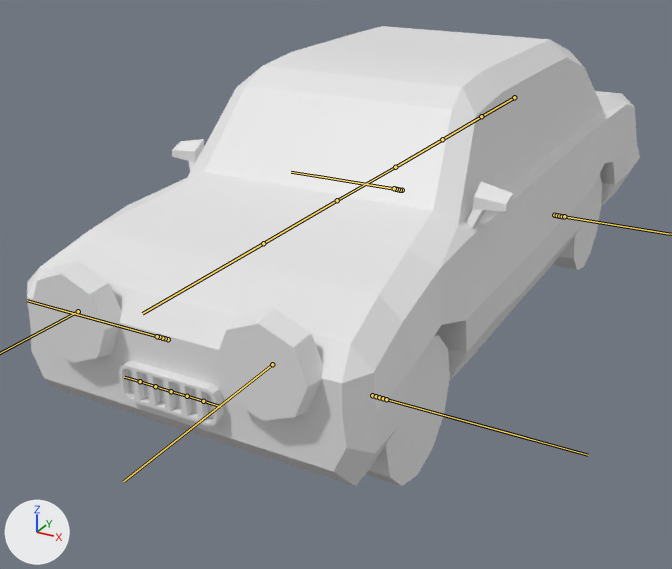
One commit to the FBX model GameOff2024/Assets/Models/Player/carModel.fbx: the scene before it, then after it.
One viewpoint serves both versions: a 50 mm camera at (3.16, -7.12, 4.02) aimed at (-0.4, -0.66, 0.79). Lighting does not change. The marker at lower left points along +X, +Y and +Z. The bones that bend it are drawn over the model as lines.

Objects in the first picture: 'Arm_L.', 'Body', 'Eye_L', 'Eye_R', 'Leg_L', 'Mouth'.
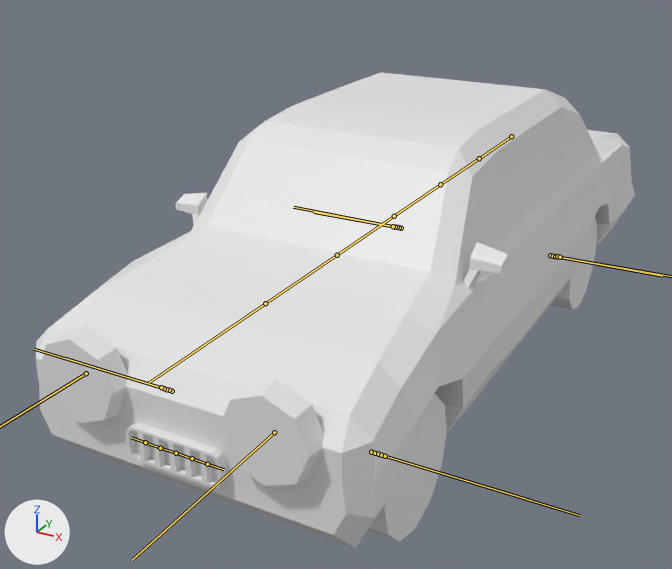
The newer file adds an action. The first version stands in its rest pose; the second is drawn at frame 1 of the action 'Armature|Idle.001'.

Boxes (x1, y1, x2, y2) around the edits, measured in the pictures (672 x 569 px):
```json
{"object": "Body", "change": "posed", "before": [27, 26, 640, 487], "after": [36, 72, 635, 548]}
{"object": "Eye_L", "change": "no longer drawn", "before": [215, 308, 323, 421]}
{"object": "Eye_R", "change": "no longer drawn", "before": [31, 261, 122, 363]}
{"object": "Arm_L.", "change": "no longer drawn", "before": [366, 334, 450, 486]}
{"object": "Mouth", "change": "no longer drawn", "before": [119, 361, 224, 426]}
{"object": "Leg_L", "change": "no longer drawn", "before": [553, 174, 602, 270]}
{"bone": "Spine_1", "before": "(514, 97) to (467, 125)", "after": "(511, 136) to (464, 168)"}
{"bone": "L2_L", "before": "(557, 215) to (660, 232)", "after": "(553, 256) to (654, 274)"}
{"bone": "L3_L", "before": "(559, 216) to (663, 233)", "after": "(555, 256) to (657, 275)"}
{"bone": "L4_L", "before": "(562, 216) to (666, 233)", "after": "(557, 256) to (660, 275)"}
{"bone": "L5_L", "before": "(564, 216) to (669, 234)", "after": "(560, 257) to (662, 276)"}
{"bone": "A2_L", "before": "(376, 396) to (525, 437)", "after": "(375, 453) to (519, 497)"}
{"bone": "A3_L", "before": "(379, 397) to (529, 439)", "after": "(378, 454) to (523, 498)"}
{"bone": "A4_L", "before": "(383, 398) to (533, 440)", "after": "(381, 455) to (527, 499)"}
{"bone": "A5_L", "before": "(386, 399) to (537, 441)", "after": "(385, 456) to (531, 500)"}
{"bone": "A2_R", "before": "(165, 338) to (62, 310)", "after": "(169, 390) to (69, 359)"}
{"bone": "A3_R", "before": "(162, 338) to (60, 309)", "after": "(166, 389) to (66, 358)"}
{"bone": "A4_R", "before": "(159, 337) to (58, 309)", "after": "(164, 388) to (64, 358)"}
{"bone": "A5_R", "before": "(157, 336) to (55, 308)", "after": "(161, 387) to (62, 357)"}
{"bone": "L2_R", "before": "(400, 190) to (319, 176)", "after": "(399, 227) to (319, 213)"}
{"bone": "L3_R", "before": "(398, 189) to (317, 176)", "after": "(397, 227) to (317, 212)"}
{"bone": "L4_R", "before": "(396, 189) to (315, 176)", "after": "(395, 227) to (315, 212)"}
{"bone": "L5_R", "before": "(394, 188) to (313, 175)", "after": "(393, 226) to (314, 212)"}
```

Scene script edits in JSON lines:
```json
{"block": "bone_spine_1", "where": "bone_spine_1 = bpy.data.objects['Armature'].pose.bones['Spine_1']"}
{"op": "set", "path": "bone_spine_1.location", "old": "(0.0, 0.0, 0.0)", "new": "(0.0, 0.0, 0.43)"}
{"block": "bone_l2_l", "where": "bone_l2_l = bpy.data.objects['Armature'].pose.bones['L2_L']"}
{"op": "set", "path": "bone_l2_l.location", "old": "(0.0, 0.0, 0.0)", "new": "(-0.43, 0.0, 0.0)"}
{"block": "bone_l3_l", "where": "bone_l3_l = bpy.data.objects['Armature'].pose.bones['L3_L']"}
{"op": "set", "path": "bone_l3_l.location", "old": "(0.0, 0.0, 0.0)", "new": "(-0.43, 0.0, 0.0)"}
{"block": "bone_l4_l", "where": "bone_l4_l = bpy.data.objects['Armature'].pose.bones['L4_L']"}
{"op": "set", "path": "bone_l4_l.location", "old": "(0.0, 0.0, 0.0)", "new": "(-0.43, 0.0, 0.0)"}
{"block": "bone_l5_l", "where": "bone_l5_l = bpy.data.objects['Armature'].pose.bones['L5_L']"}
{"op": "set", "path": "bone_l5_l.location", "old": "(0.0, 0.0, 0.0)", "new": "(-0.43, 0.0, 0.0)"}
{"block": "bone_a2_l", "where": "bone_a2_l = bpy.data.objects['Armature'].pose.bones['A2_L']"}
{"op": "set", "path": "bone_a2_l.location", "old": "(0.0, 0.0, 0.0)", "new": "(-0.43, 0.0, 0.0)"}
{"block": "bone_a3_l", "where": "bone_a3_l = bpy.data.objects['Armature'].pose.bones['A3_L']"}
{"op": "set", "path": "bone_a3_l.location", "old": "(0.0, 0.0, 0.0)", "new": "(-0.43, 0.0, 0.0)"}
{"block": "bone_a4_l", "where": "bone_a4_l = bpy.data.objects['Armature'].pose.bones['A4_L']"}
{"op": "set", "path": "bone_a4_l.location", "old": "(0.0, 0.0, 0.0)", "new": "(-0.43, 0.0, 0.0)"}
{"block": "bone_a5_l", "where": "bone_a5_l = bpy.data.objects['Armature'].pose.bones['A5_L']"}
{"op": "set", "path": "bone_a5_l.location", "old": "(0.0, 0.0, 0.0)", "new": "(-0.43, 0.0, 0.0)"}
{"block": "bone_a2_r", "where": "bone_a2_r = bpy.data.objects['Armature'].pose.bones['A2_R']"}
{"op": "set", "path": "bone_a2_r.location", "old": "(0.0, 0.0, 0.0)", "new": "(0.43, 0.0, 0.0)"}
{"block": "bone_a3_r", "where": "bone_a3_r = bpy.data.objects['Armature'].pose.bones['A3_R']"}
{"op": "set", "path": "bone_a3_r.location", "old": "(0.0, 0.0, 0.0)", "new": "(0.43, 0.0, 0.0)"}
{"block": "bone_a4_r", "where": "bone_a4_r = bpy.data.objects['Armature'].pose.bones['A4_R']"}
{"op": "set", "path": "bone_a4_r.location", "old": "(0.0, 0.0, 0.0)", "new": "(0.43, 0.0, 0.0)"}
{"block": "bone_a5_r", "where": "bone_a5_r = bpy.data.objects['Armature'].pose.bones['A5_R']"}
{"op": "set", "path": "bone_a5_r.location", "old": "(0.0, 0.0, 0.0)", "new": "(0.43, 0.0, 0.0)"}
{"block": "bone_l2_r", "where": "bone_l2_r = bpy.data.objects['Armature'].pose.bones['L2_R']"}
{"op": "set", "path": "bone_l2_r.location", "old": "(0.0, 0.0, 0.0)", "new": "(0.43, 0.0, 0.0)"}
{"block": "bone_l3_r", "where": "bone_l3_r = bpy.data.objects['Armature'].pose.bones['L3_R']"}
{"op": "set", "path": "bone_l3_r.location", "old": "(0.0, 0.0, 0.0)", "new": "(0.43, 0.0, 0.0)"}
{"block": "bone_l4_r", "where": "bone_l4_r = bpy.data.objects['Armature'].pose.bones['L4_R']"}
{"op": "set", "path": "bone_l4_r.location", "old": "(0.0, 0.0, 0.0)", "new": "(0.43, 0.0, 0.0)"}
{"block": "bone_l5_r", "where": "bone_l5_r = bpy.data.objects['Armature'].pose.bones['L5_R']"}
{"op": "set", "path": "bone_l5_r.location", "old": "(0.0, 0.0, 0.0)", "new": "(0.43, 0.0, 0.0)"}
```
